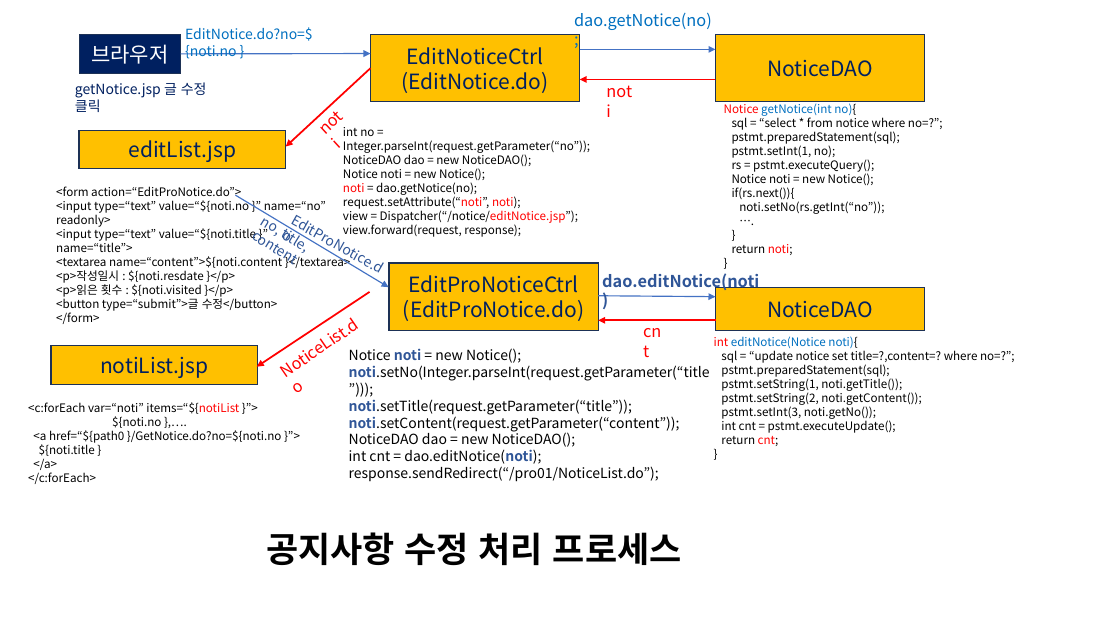
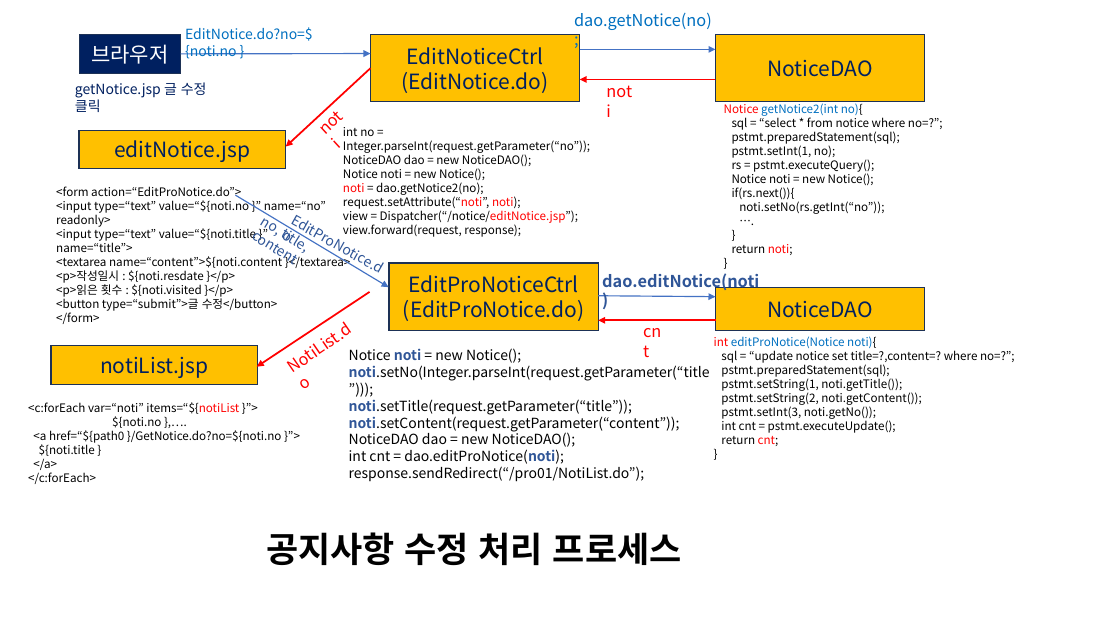
Before and after one commit to kkt09072/pro01, a slide deck: slide 4 of pro01/MVC_Notice1.pptx. Drawn at 1120x630 pixels with LibreOffice and Linux fonts; fonts in the diff are those of the drawing. Boxes give left, top, right and bottom in pixels: in the first picture for what was removed or moved away, otherwise in the second. Text is boxed around its words. In the diff, an @@ line names an element or a change of style, - is before the commit and + after.

Commit message:
pro01 notice

```diff
--- a/pro01/MVC_Notice1.pptx
+++ b/pro01/MVC_Notice1.pptx
@@ text at [724,101,863,116]: text changed @@
-Notice getNotice(int no){
+Notice getNotice2(int no){
@@ text in rectangle at [114,140,250,162]: text changed @@
-editList.jsp
+editNotice.jsp
@@ text at [343,182,484,195]: text changed @@
-noti = dao.getNotice(no);
+noti = dao.getNotice2(no);
@@ text at [274,307,370,386]: text changed @@
-NoticeList.do
+NotiList.do
@@ text at [714,336,876,348]: text changed @@
-int editNotice(Notice noti){
+int editProNotice(Notice noti){
@@ text at [349,449,645,482]: text changed @@
-int cnt = dao.editNotice(noti);
-response.sendRedirect(“/pro01/NoticeList.do”);
+int cnt = dao.editProNotice(noti);
+response.sendRedirect(“/pro01/NotiList.do”);
```
Also in this commit, not shown: 4 other slides changed, 16 other files.
